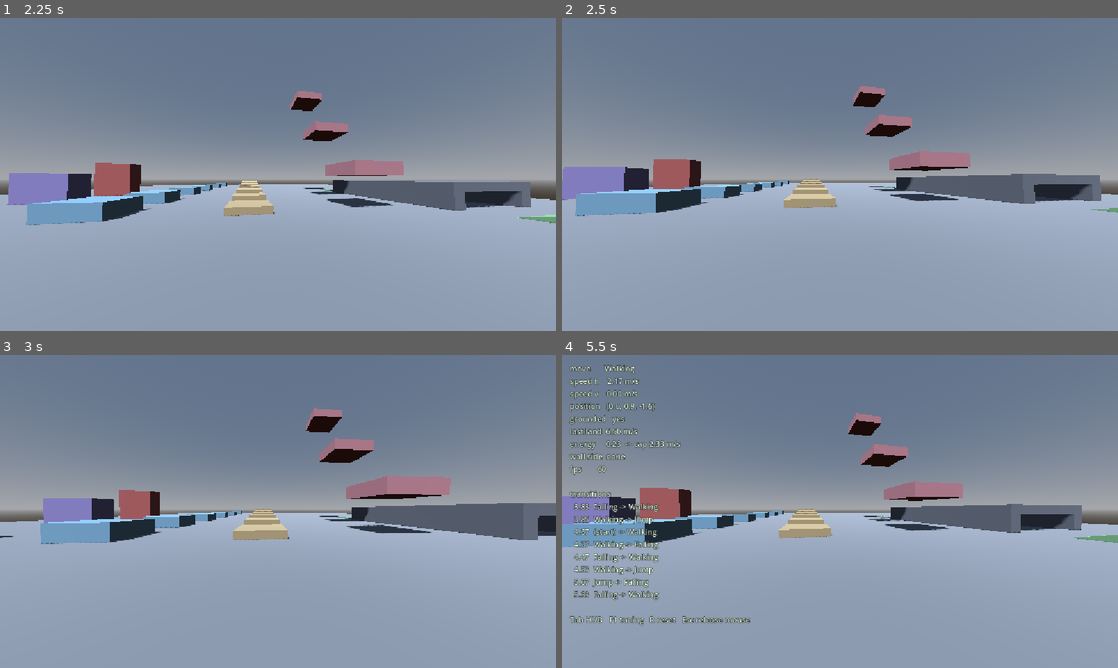
Above: before the commit, frames 1-4 (two rows, left to right).
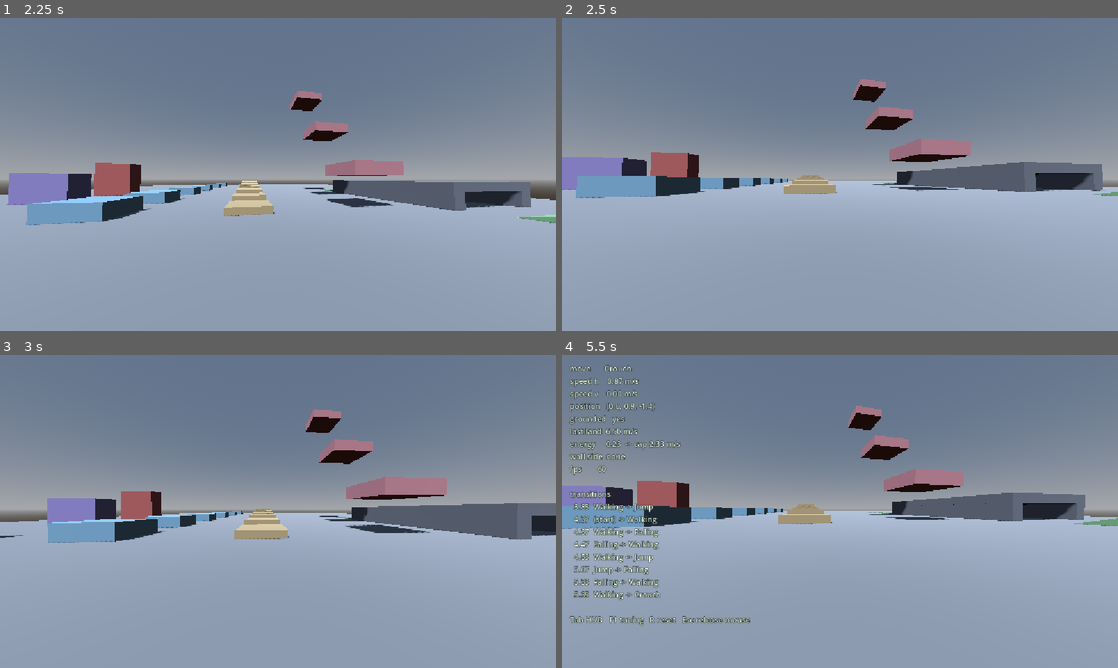
Above: after the commit, the same moments.

Repository: dragon-fish/parkour-game
Game: Godot game, scene res://scenes/main.tscn
Same seed, same stepped clock (60 frames per second), same inputs: the game is played once before the commit and once after it.
Inputs (mouse positions are in pixels of both pictures, inside the frame that each line leads up to):
- Up to frame 1 (2.25 s): tap Enter at 0.5 s; move the mouse to (305, 174) at 0.52 s; hold W from 0.53 s (still down); tap Tab at 0.6 s; tap Space at 0.77, 1.52 s; move the mouse to (250, 174) at 1.27 s; tap R at 1.35 s; move the mouse to (289, 168) at 2.02 s; hold Shift from 2.03 s (still down)
- Up to frame 2 (2.5 s): keep holding W; keep holding Shift
- Up to frame 3 (3 s): keep holding W; move the mouse to (272, 517) at 2.77 s; release Shift at 2.78 s; tap Ctrl at 2.85 s
- Up to frame 4 (5.5 s): keep holding W; tap Space at 3.02, 3.77, 4.52 s; move the mouse to (878, 514) at 3.52 s; tap Tab at 3.6 s; move the mouse to (795, 508) at 4.27 s; tap R at 4.35 s; move the mouse to (845, 511) at 5.02 s; hold Shift from 5.03 s (still down)

Frame 1 is identical in both runs. In frame 2, 9.6% of the frame differs, in the area x 0-100%, y 19-64%; in frame 3, 1.0%; in frame 4, 11%, in the area x 0-100%, y 3-79%.

Commit message:
feat(crouch): implement the "standing still" row of the crouch table
WalkingMove has always documented GBA_Crouch's five outlets, including
"grounded, not moving -> Crouch", but no code sent anything there: a press
below the slide entry speed short-circuited before consume_roll() and was left
buffered, so crouching while standing still did nothing at all. The press is
spent either way now -- keeping it buffered was only correct while this branch
had nowhere to send it.

Co-Authored-By: Claude Opus 5 (1M context) <noreply@anthropic.com>

Diff:
--- a/scripts/player/moves/walking_move.gd
+++ b/scripts/player/moves/walking_move.gd
@@ -46,9 +46,7 @@
 		# instead of committing. The press is read through the buffer rather
 		# than straight off this tick's input, so a crouch pressed just before
 		# touchdown — which is exactly what a roll is — still opens a slide on
-		# landing instead of being discarded in mid-air. The speed test is
-		# evaluated FIRST so its short-circuit leaves a too-slow press
-		# buffered rather than spending it.
+		# landing instead of being discarded in mid-air.
 		# GBA_Crouch is one key with five outlets (05 §5.2, confirmed by in-game
 		# measurement), and only three discriminators: airborne or touching down,
 		# horizontal speed, accumulated fall height.
@@ -58,14 +56,21 @@
 		#   touchdown, fall <  2.0 m, moving -> Slide      (here)
 		#   grounded, not moving          -> Crouch
 		# There are no chords, no hold-versus-tap, no direction modifiers.
-		if player.horizontal_speed() >= config.slide.slide_abort_speed and player.consume_roll():
-			# Same floor-snap bias as the fall-through path below. Without it, a
-			# slide started on a downslope can leave the floor on this very tick
-			# and bounce straight back out to Falling.
-			player.velocity.y = -config.pawn.floor_snap_speed
-			player.move_and_slide()
-			player.set_grounded(player.is_on_floor())
-			return SLIDE
+		if player.consume_roll():
+			if player.horizontal_speed() >= config.slide.slide_abort_speed:
+				# Same floor-snap bias as the fall-through path below. Without
+				# it, a slide started on a downslope can leave the floor on
+				# this very tick and bounce straight back out to Falling.
+				player.velocity.y = -config.pawn.floor_snap_speed
+				player.move_and_slide()
+				player.set_grounded(player.is_on_floor())
+				return SLIDE
+			# The table's last row, which used to have no code behind it: too
+			# slow to earn a slide is not "nothing happens", it is a crouch.
+			# The press is spent either way now -- leaving it buffered was only
+			# ever correct while this branch had nowhere to send it, and it
+			# meant a crouch held while standing still did nothing at all.
+			return CROUCH
 
 		# Vaulting has to be earned with speed, or every waist-high box becomes a
 		# free elevator -- see SpeedVaultConfig.pick_variant()'s own entry
--- /dev/null
+++ b/tests/test_crouch_entry.gd
@@ -0,0 +1,56 @@
+class_name TestCrouchEntry
+extends TestCase
+
+# WalkingMove's own table has always listed "grounded, not moving -> Crouch"
+# as one of GBA_Crouch's five outlets, but no code implemented that row: a
+# press below the slide entry speed short-circuited and was left buffered, so
+# standing still and pressing crouch did nothing whatsoever.
+
+func _world() -> Dictionary:
+	return TestWorld.build(tree, MovementConfig.new())
+
+func test_pressing_crouch_while_standing_crouches() -> void:
+	var world := _world()
+	await step(1)
+	TestWorld.place(world)
+	await step(30)
+	var player: Player = world["player"]
+	var input: ScriptedInputSource = world["input"]
+	check(player.move_manager.current_name == Move.WALKING, "test setup: not walking")
+	check(player.horizontal_speed() < player.config.slide.slide_abort_speed, \
+		"test setup: moving too fast for this to be the standing case")
+
+	input.press_crouch()
+	await step(3)
+	check(player.move_manager.current_name == Move.CROUCH, \
+		"crouching from a standstill did nothing")
+
+	input.release_crouch()
+	await step(5)
+	check(player.move_manager.current_name == Move.WALKING, \
+		"releasing crouch did not stand back up")
+
+	TestWorld.teardown(world)
+	await step(1)
+
+func test_a_fast_crouch_still_slides_rather_than_crouching() -> void:
+	# The other half: the new branch must not have stolen the slide.
+	var world := _world()
+	await step(1)
+	TestWorld.place(world)
+	await step(30)
+	var player: Player = world["player"]
+	var input: ScriptedInputSource = world["input"]
+	input.state.move = Vector2(0.0, 1.0)
+	for i in 120:
+		await step(1)
+	check_greater(player.horizontal_speed(), player.config.slide.slide_abort_speed, \
+		"test setup: never got up to slide speed")
+
+	input.press_crouch()
+	await step(3)
+	check(player.move_manager.current_name == Move.SLIDE, \
+		"a crouch at speed no longer opens a slide")
+
+	TestWorld.teardown(world)
+	await step(1)
